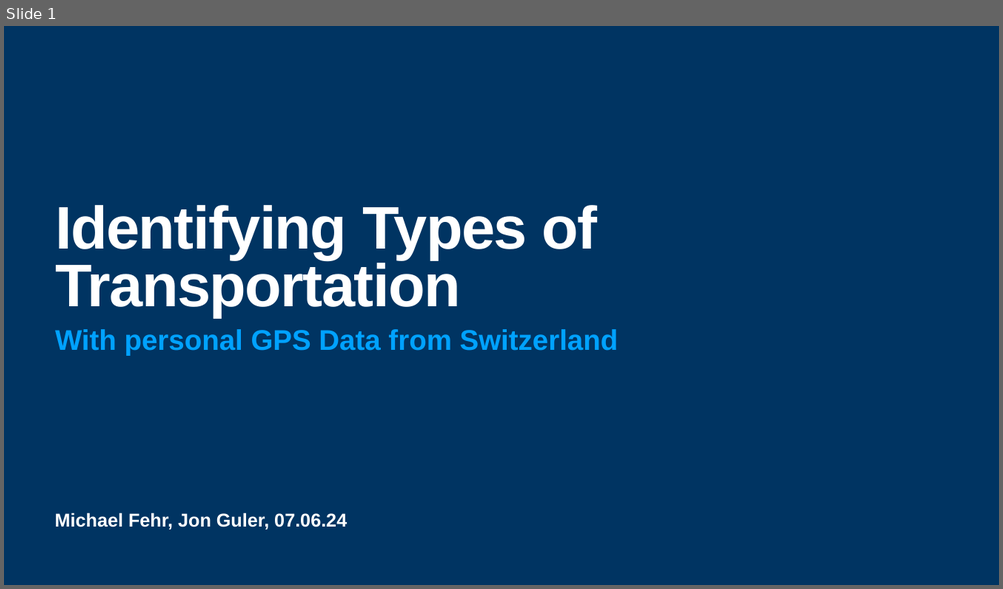
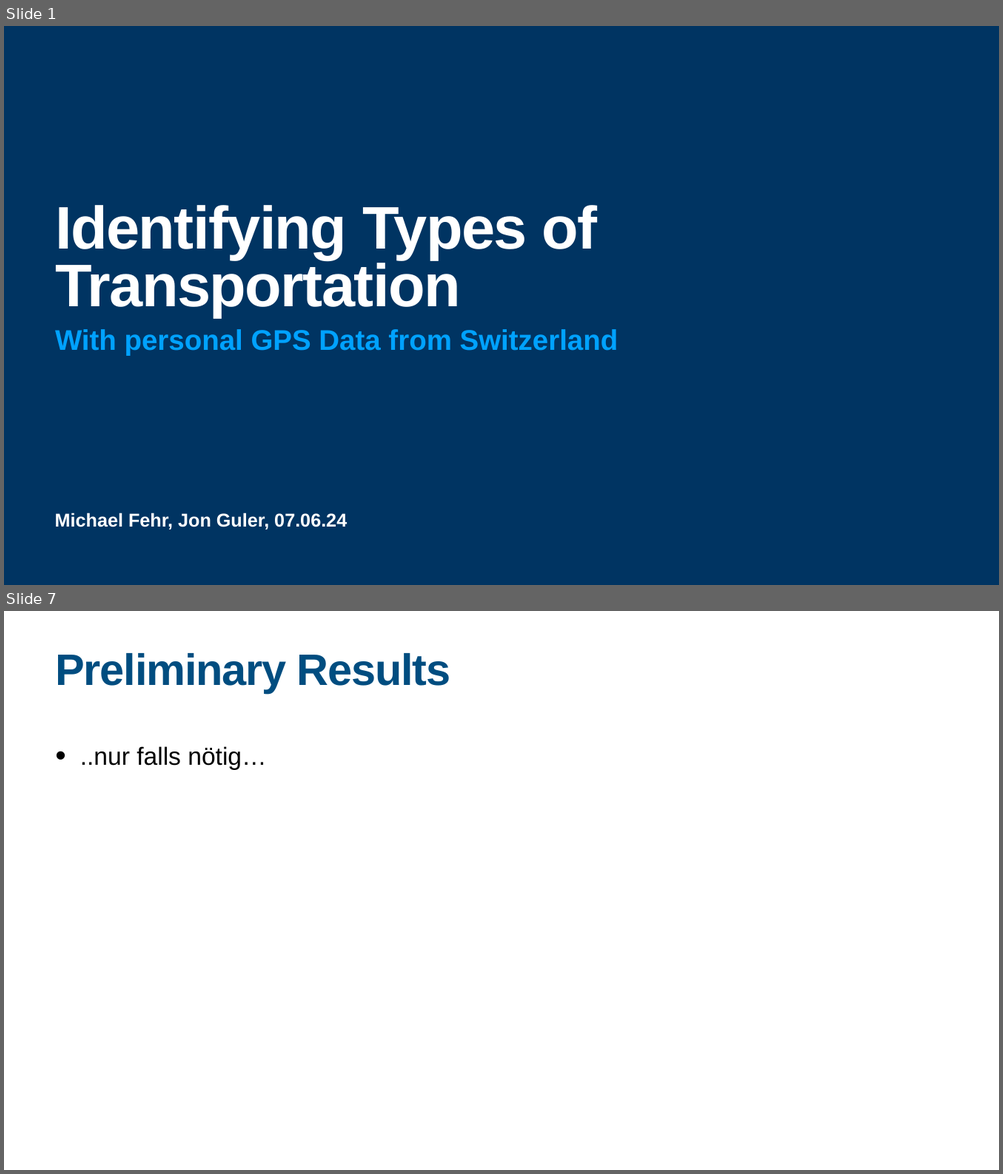
Before and after one commit to jonglr/GEO880-Project, a slide deck: Presentation.pptx. Shown one above the other, each under a label of ours: slide 1 before the commit, slides 1 and 7 after it; the slides between them are not shown. The pictures are 1003x589 and 1003x1174 pixels, drawn with LibreOffice and Linux fonts; fonts in the diff are those of the drawing. Boxes give left, top, right and bottom in pixels: in the first picture for what was removed or moved away, otherwise in the second. Text is boxed around its words. In the diff, an @@ line names an element or a change of style, - is before the commit and + after.

```diff
--- a/Presentation.pptx
+++ b/Presentation.pptx
@@ slide 7 added at box(4, 611, 999, 1170), background #FFFFFF @@
@@ title added at box(55, 653, 451, 693), 85 pt, text #004D80, bold @@
+Preliminary Results
@@ text added at box(80, 746, 266, 769), 48 pt, text #000000 @@
+• ..nur falls nötig…
```
Also in this commit, not shown: 5 slides changed.
